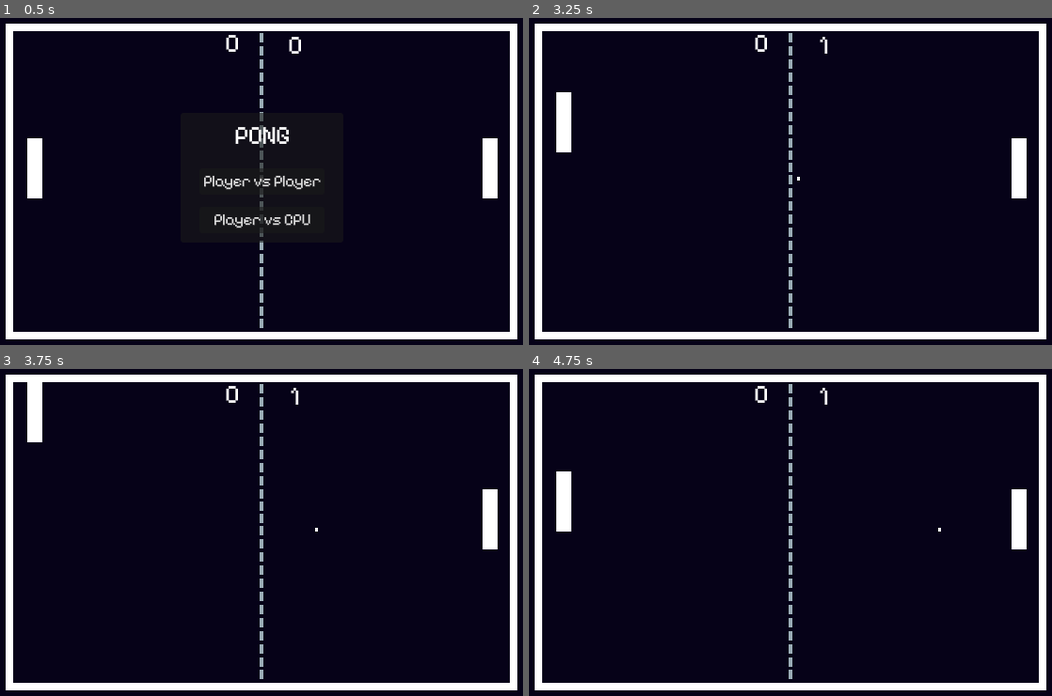
Above: before the commit, frames 1-4 (two rows, left to right).
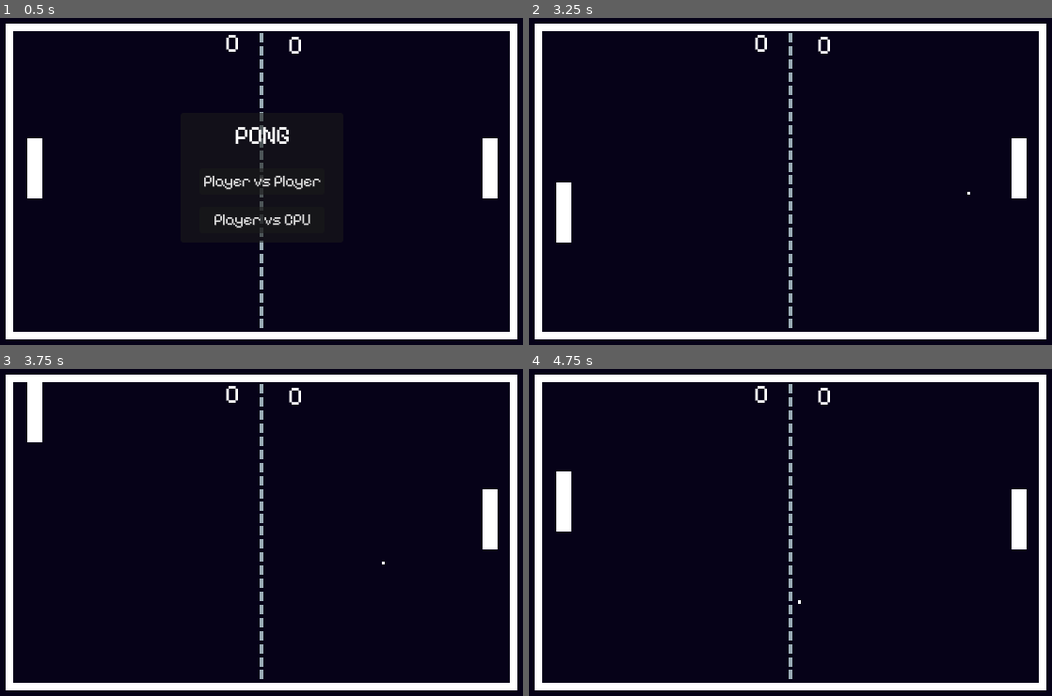
Above: after the commit, the same moments.

Repository: luisya22/20-games-challenge
Game: Godot game, scene res://main.tscn
Same seed, same stepped clock (60 frames per second), same inputs: the game is played once before the commit and once after it.
Inputs:
- Up to frame 1 (0.5 s): no input
- Up to frame 2 (3.25 s): click "Player vs Player" at 0.5 s; hold W (paddle_up) 1.28-2.03 s; tap Enter at 2 s; hold S (paddle_down) 2.03-2.78 s; hold W (paddle_up) from 2.78 s (still down)
- Up to frame 3 (3.75 s): keep holding W (paddle_up)
- Up to frame 4 (4.75 s): tap Space at 4.25 s; release W (paddle_up) at 4.28 s; hold S (paddle_down) from 4.28 s (still down)

Frame 1 is identical in both runs. In frame 2, 1.2% of the frame differs, in the area x 5-85%, y 5-69%; in frame 3, 0.1%; in frame 4, 0.1%.

Commit message:
feat: game over menu buttons functionality

Diff:
--- /dev/null
+++ b/20-games-pong/game_over_menu.gd
@@ -0,0 +1,20 @@
+class_name GameOverMenu
+extends PanelContainer
+
+signal button_clicked
+
+enum ButtonClicked {
+	PlayAgain = 0,
+	MainMenu
+}
+
+func _ready() -> void:
+	%BtnPlayAgain.connect("button_down", _on_play_again_clicked)
+	%BtnMainMenu.connect("button_down", _on_main_menu_clicked)
+
+
+func _on_play_again_clicked() -> void:
+	emit_signal("button_clicked", ButtonClicked.PlayAgain)
+
+func _on_main_menu_clicked() -> void:
+	emit_signal("button_clicked", ButtonClicked.MainMenu)
--- a/20-games-pong/main.gd
+++ b/20-games-pong/main.gd
@@ -5,11 +5,13 @@
 	SCORED,
 	GAME_OVER,
 	MAIN_MENU,
-	PAUSE
+	PAUSE,
+	START_GAME
 }
 
 var player1_score = 0
 var player2_score = 0
+@export var max_score = 11
 
 @onready var state = State.MAIN_MENU
 
@@ -18,11 +20,19 @@
 func _ready() -> void:
 	%PongCourt.player_scored.connect(_on_player_scored)
 	%MainMenu.button_click.connect(_on_main_menu_button_clicked)
+	%GameOverMenu.button_clicked.connect(_on_game_over_button_clicked)
 
 func change_state(state: State) -> void:
+	self.state = state
 	match state:
 		State.GAME_OVER:
 			%GameOverMenu.visible = true
+		State.START_GAME:
+			_start_game()
+			%GameOverMenu.visible = false
+		State.MAIN_MENU:
+			%MainMenu.visible = true
+			%GameOverMenu.visible = false
 		_:
 			pass
 
@@ -41,14 +51,12 @@
 	%Ball.set_direction(player)
 
 	# If Game Over Show Game Over Screen
-	if player1_score == 11 && player1_score > player2_score + 1:
+	if player1_score >= max_score && player1_score > player2_score + 1:
 		change_state(State.GAME_OVER)
 		%GameOverLabel.text = "Player 1 Won!" # Change it to You Won! if it's against CPU
-		%GameOverMenu.visible = true
 		return
-	elif player2_score == 11 && player2_score > player2_score + 1:
+	elif player2_score >= max_score && player2_score > player1_score + 1:
 		change_state(State.GAME_OVER)
-		%GameOverMenu.visible = true
 		%GameOverLabel.text = "Player 2 Won!"  # Change to you lost if it's against CPU
 		return
 
@@ -62,18 +70,30 @@
 func _on_main_menu_button_clicked(button_clicked: MainMenu.ButtonClicked) -> void:
 	match button_clicked:
 		MainMenu.ButtonClicked.PlayervPlayer:
-			print("player_v_player")
-			_start_game()
+			change_state(State.START_GAME)
 		MainMenu.ButtonClicked.PlayervCpu:
-			print("player_v_cpu")
 			%Playe2.set_cpu()
-			_start_game()
+			change_state(State.START_GAME)
+		_:
+			pass
+
+func _on_game_over_button_clicked(button_clicked: GameOverMenu.ButtonClicked) -> void:
+	match button_clicked:
+		GameOverMenu.ButtonClicked.PlayAgain:
+			change_state(State.START_GAME)
+		GameOverMenu.ButtonClicked.MainMenu:
+			change_state(State.MAIN_MENU)
 		_:
 			pass
 
 func _start_game() -> void:
+	player1_score = 0
+	player2_score = 0
+	%Player1Score.text = str(player1_score)
+	%Player2Score.text = str(player2_score)
 	%Player.start_playing()
 	%Player2.start_playing()
+	%Ball.set_direction("0")
 	%Ball.serve_ball()
 
 	%MainMenu.visible = false
--- a/20-games-pong/main.tscn
+++ b/20-games-pong/main.tscn
@@ -6,9 +6,11 @@
 [ext_resource type="Theme" uid="uid://ljrld2w6646" path="res://assets/ui_theme.tres" id="5_7mycd"]
 [ext_resource type="PackedScene" uid="uid://0jkffbhtvl64" path="res://player.tscn" id="5_lquwl"]
 [ext_resource type="Script" uid="uid://c8k2b6jw44nyg" path="res://main_menu.gd" id="6_7mycd"]
+[ext_resource type="Script" uid="uid://646snrlfqimg" path="res://game_over_menu.gd" id="7_272bh"]
 
 [node name="Main" type="Node2D"]
 script = ExtResource("1_h2yge")
+max_score = 1
 
 [node name="Camera2D" type="Camera2D" parent="."]
 position = Vector2(320, 180)
@@ -116,6 +118,7 @@
 offset_bottom = 20.0
 grow_horizontal = 2
 grow_vertical = 2
+script = ExtResource("7_272bh")
 
 [node name="MarginContainer" type="MarginContainer" parent="CanvasLayer/GameOverMenu"]
 layout_mode = 2
@@ -138,12 +141,14 @@
 layout_mode = 2
 theme_override_constants/separation = 13
 
-[node name="Play Again" type="Button" parent="CanvasLayer/GameOverMenu/MarginContainer/VBoxContainer/VBoxContainer"]
+[node name="BtnPlayAgain" type="Button" parent="CanvasLayer/GameOverMenu/MarginContainer/VBoxContainer/VBoxContainer"]
+unique_name_in_owner = true
 layout_mode = 2
 theme = ExtResource("5_7mycd")
 text = "Play Again"
 
-[node name="Main Menu" type="Button" parent="CanvasLayer/GameOverMenu/MarginContainer/VBoxContainer/VBoxContainer"]
+[node name="BtnMainMenu" type="Button" parent="CanvasLayer/GameOverMenu/MarginContainer/VBoxContainer/VBoxContainer"]
+unique_name_in_owner = true
 layout_mode = 2
 theme = ExtResource("5_7mycd")
 text = "Main Menu"
--- a/20-games-pong/player.gd
+++ b/20-games-pong/player.gd
@@ -43,5 +43,9 @@
 func start_playing() -> void:
 	playing = true
 
+func stop_playing () -> void:
+	playing = false
+	reset_position()
+
 func set_cpu() -> void:
 	is_player = false
Not shown, added: 20-games-pong/game_over_menu.gd.uid
Not shown: 1 places in 20-games-pong/main.tscn that only renumber resources
